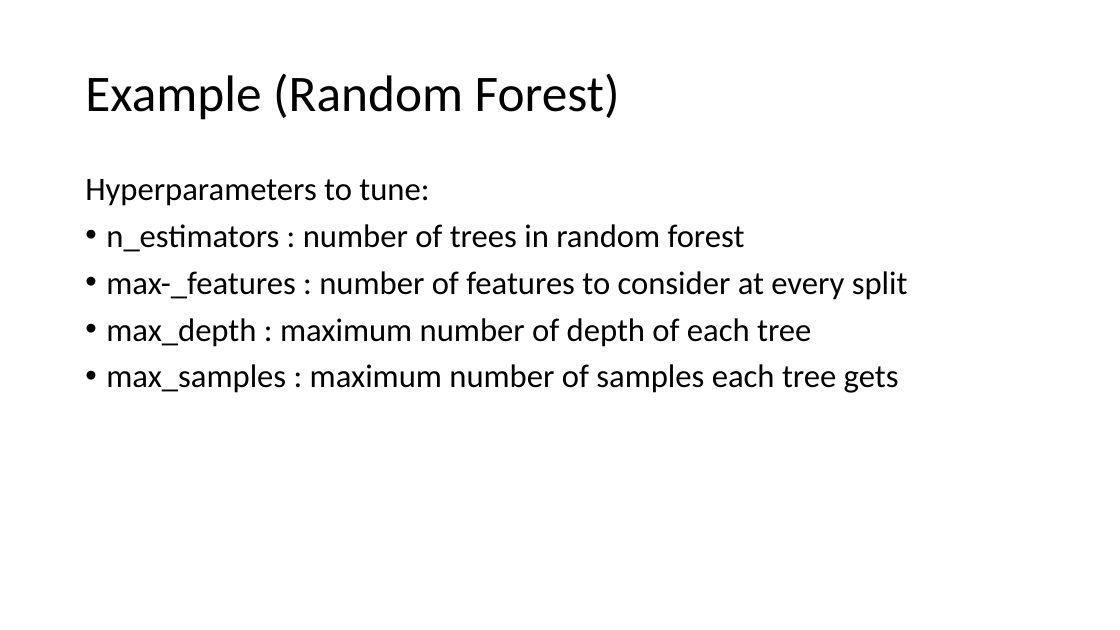
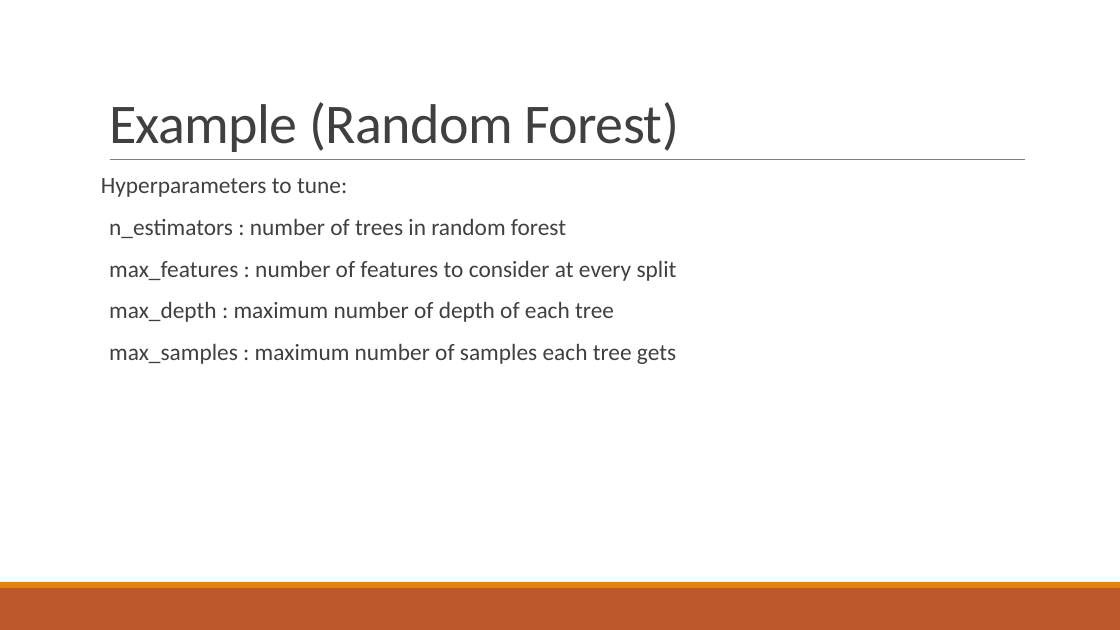
Before and after one commit to SubashSah/AI-Intern-2025, a slide deck: slide 8 of Task 3/Fine-tuning model.pptx (slide 7 before the commit). Drawn at 1120x630 pixels with LibreOffice and Linux fonts; fonts in the diff are those of the drawing. Boxes give left, top, right and bottom in pixels: in the first picture for what was removed or moved away, otherwise in the second. Text is boxed around its words. In the diff, an @@ line names an element or a change of style, - is before the commit and + after.

Commit message:
Updated hyperparameter tuning and model fine-tuning

```diff
--- a/Task 3/Fine-tuning model.pptx
+++ b/Task 3/Fine-tuning model.pptx
@@ title "Example (Random Forest)": place and size @@
-title "Example (Random Forest)" at [85, 73, 620, 120]
+title "Example (Random Forest)" at [109, 102, 679, 152]
@@ title "Example (Random Forest)" at [109, 102, 679, 152]: size 44 to 48 pt, text colour #000000 to #404040, letter spacing 0 to -0.5 pt; line spacing 0.9 to 0.85; vertical alignment middle to bottom @@
@@ text at [101, 178, 676, 364]: size 28 to 20 pt, text colour #000000 to #404040 in "Hyperparameters to tune:", "n_estimators : number of trees in random ...", "max_depth : maximum number of depth of ...", "max_samples : maximum number of samples each ..."; more space between paragraphs; bullet • to   @@
@@ text "Hyperparameters to tune:": place and size @@
-text "Hyperparameters to tune:" at [85, 179, 908, 393]
+text "Hyperparameters to tune:" at [101, 178, 677, 364]
@@ line added from (110, 160) to (1026, 160), #808080 0.5 pt @@
@@ text at [109, 261, 677, 281]: text changed; size 28 to 20 pt; text colour #000000 to #404040 @@
-• max-_features : number of features to consider at every split
+  max_features : number of features to consider at every split
@@ rectangle added at [0, 588, 1120, 630], fill #BD582C @@
@@ rectangle added at [0, 582, 1120, 588], fill #E48312 @@
```
Also in this commit, not shown: 7 other slides changed, 5 slides added, 2 slides removed.
